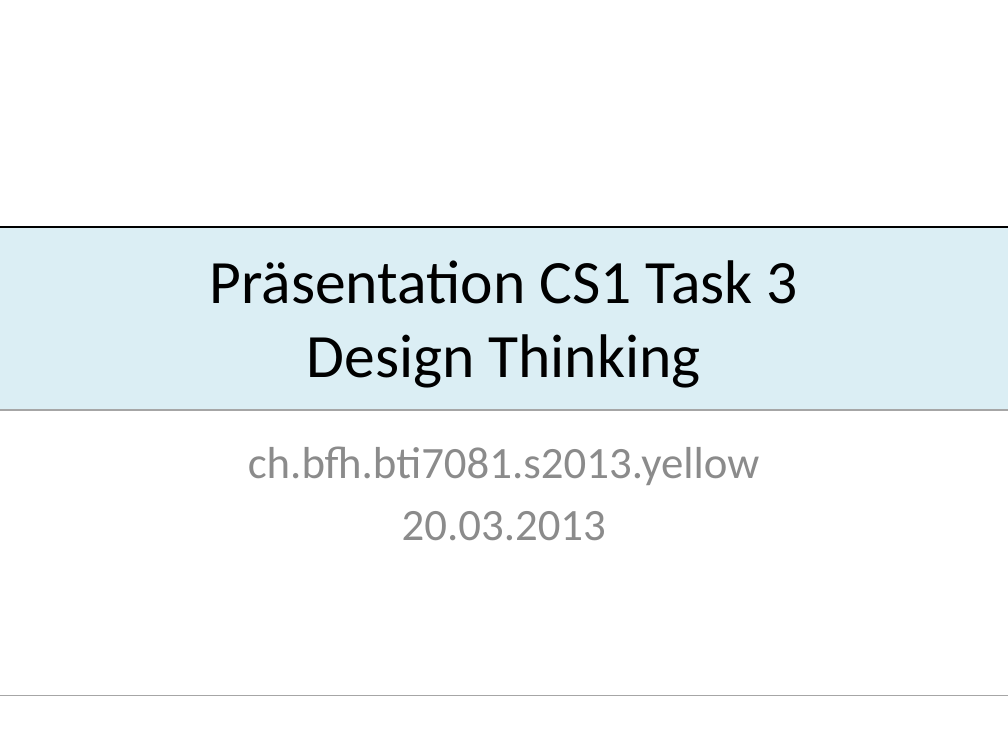
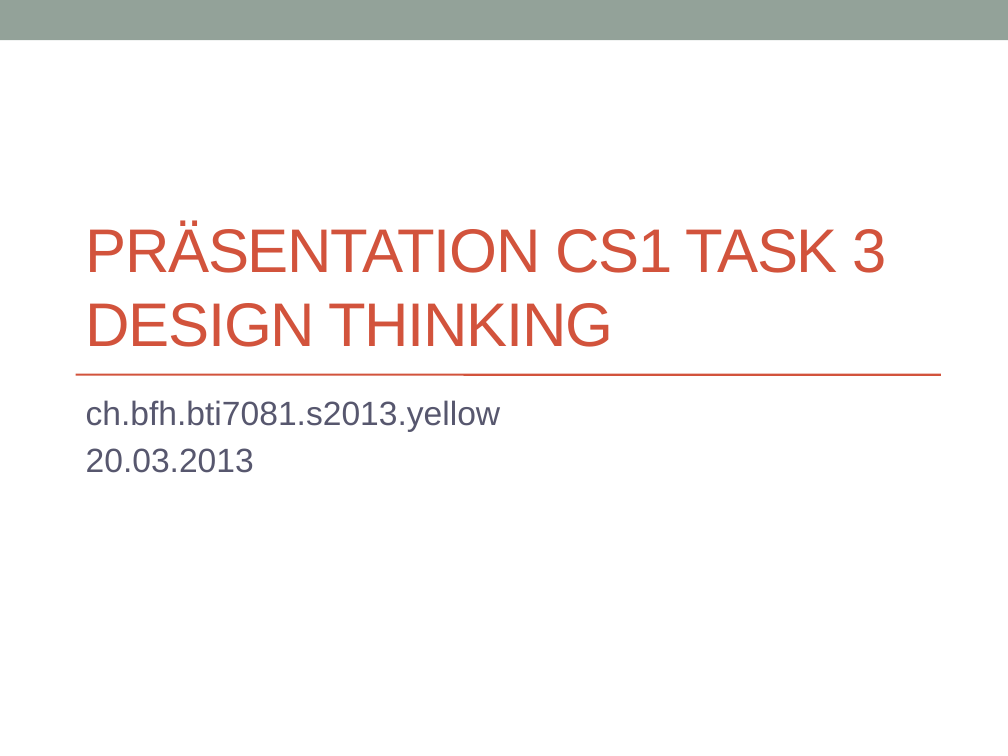
Before and after one commit to boebu/ch.bfh.bti7081.s2013.yellow, a slide deck: slide 1 of ch.bfh.bti7081.s2013.yellow/doc/cs1_task03/task1_3_presentation.pptx. Drawn at 1008x756 pixels with LibreOffice and Linux fonts; fonts in the diff are those of the drawing. Boxes give left, top, right and bottom in pixels: in the first picture for what was removed or moved away, otherwise in the second. Text is boxed around its words. In the diff, an @@ line names an element or a change of style, - is before the commit and + after.

```diff
--- a/ch.bfh.bti7081.s2013.yellow/doc/cs1_task03/task1_3_presentation.pptx
+++ b/ch.bfh.bti7081.s2013.yellow/doc/cs1_task03/task1_3_presentation.pptx
@@ rectangle added at [0,0,1008,40], fill #93A299 @@
@@ title "PRÄSENTATION CS1 TASK 3 DESIGN ..." at [86,223,886,347]: vertical alignment middle to bottom @@
@@ rectangle removed at [0,227,1008,409] @@
@@ line removed from (0, 227) to (1008, 227) @@
@@ title at [86,223,886,347]: text changed; font Calibri to Arial; text colour #000000 to #D2533C @@
-Präsentation CS1 Task 3
-Design Thinking
+PRÄSENTATION CS1 TASK 3
+DESIGN THINKING
@@ subtitle "ch.bfh.bti7081.s2013.yellow": place and size @@
-subtitle "ch.bfh.bti7081.s2013.yellow" at [248,446,760,540]
+subtitle "ch.bfh.bti7081.s2013.yellow" at [86,400,501,473]
@@ subtitle "ch.bfh.bti7081.s2013.yellow" at [86,400,501,473]: size 32 to 24 pt, font Calibri to Arial, text colour #8C8C8C to #57576E; alignment centre to left; less space between paragraphs @@
@@ line moved from (0, 409) - (1008, 409) to (76, 375) - (940, 375) @@
@@ line (76, 375) - (940, 375): stroke #A6A6A6 1.25 pt to #D2533C 1.5 pt @@
@@ line removed from (0, 696) to (1008, 696) @@
```
Also in this commit, not shown: 6 other slides changed, 6 slides added, 2 slides removed, 1 other file.
